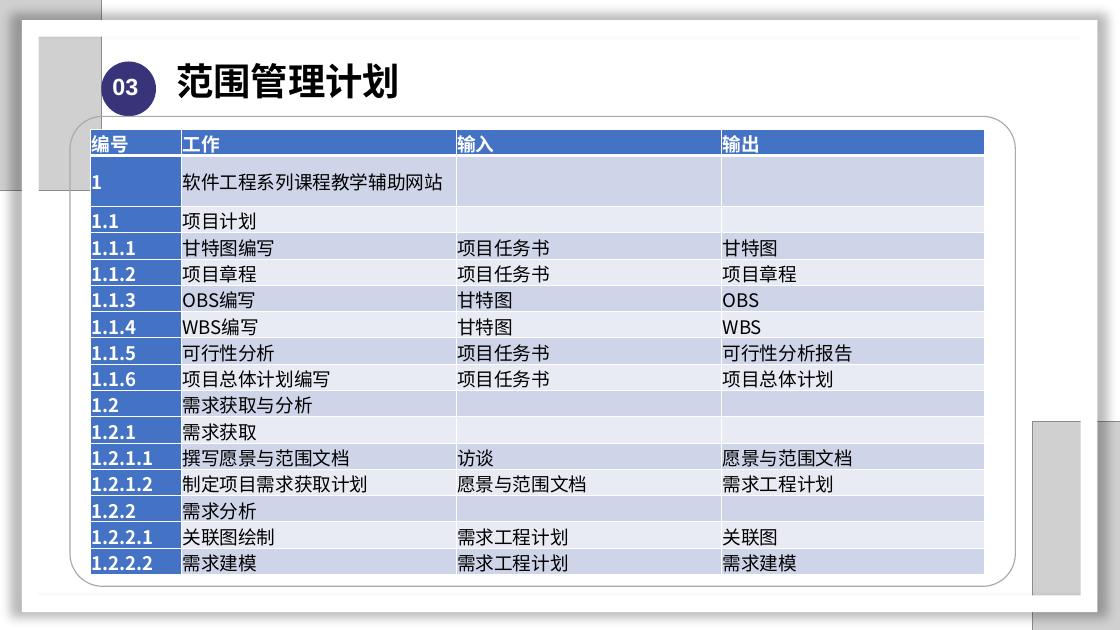
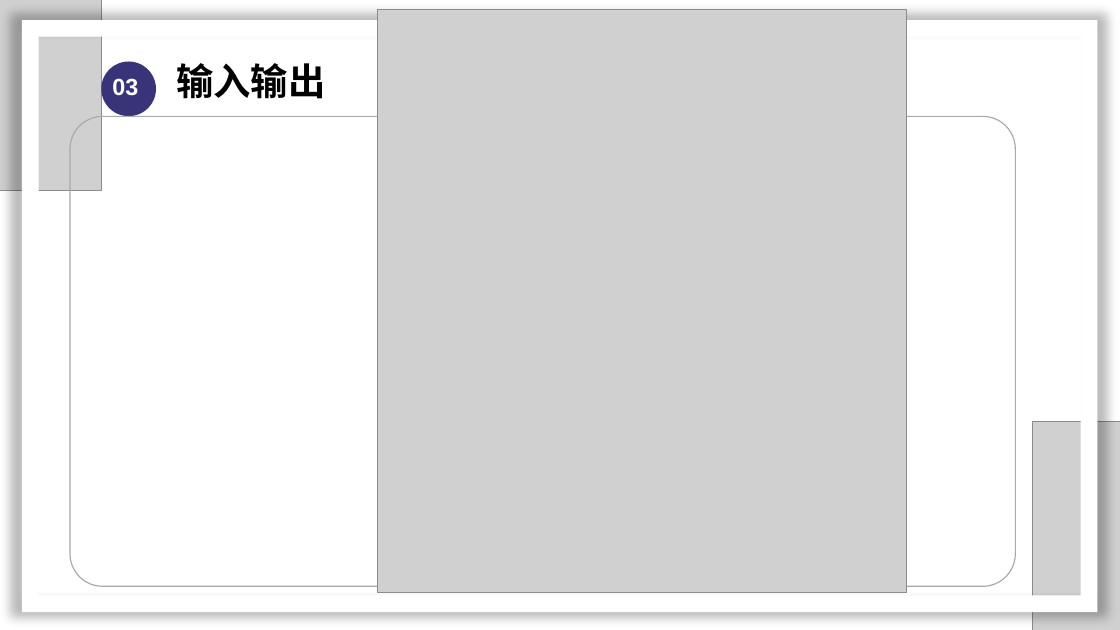
Before and after one commit to SarielX98/PRD2018G14, a slide deck: slide 45 of 受控文档/PPT/PRD2018-G14-软件需求工程审核PPT.pptx (slide 30 before the commit). Drawn at 1120x630 pixels with LibreOffice and Linux fonts; fonts in the diff are those of the drawing; grey boxes stand for pictures; background and template pictures are left out. Boxes give left, top, right and bottom in pixels: in the first picture for what was removed or moved away, otherwise in the second. Text is boxed around its words. In the diff, an @@ line names an element or a change of style, - is before the commit and + after.

```diff
--- a/受控文档/PPT/PRD2018-G14-软件需求工程审核PPT.pptx
+++ b/受控文档/PPT/PRD2018-G14-软件需求工程审核PPT.pptx
@@ picture added at [377, 9, 907, 593] @@
@@ text at [176, 63, 325, 99]: text changed @@
-范围管理计划
+输入输出
@@ table removed at [91, 129, 985, 580], 16 rows, 4 columns @@
-编号 | 工作 | 输入 | 输出
-1 | 软件工程系列课程教学辅助网站 |  | 
-1.1 | 项目计划 |  | 
-1.1.1 | 甘特图编写 | 项目任务书 | 甘特图
-1.1.2 | 项目章程 | 项目任务书 | 项目章程
-1.1.3 | OBS编写 | 甘特图 | OBS
-1.1.4 | WBS编写 | 甘特图 | WBS
-1.1.5 | 可行性分析 | 项目任务书 | 可行性分析报告
-1.1.6 | 项目总体计划编写 | 项目任务书 | 项目总体计划
-1.2 | 需求获取与分析 |  | 
-1.2.1 | 需求获取 |  | 
-1.2.1.1 | 撰写愿景与范围文档 | 访谈 | 愿景与范围文档
-1.2.1.2 | 制定项目需求获取计划 | 愿景与范围文档 | 需求工程计划
-1.2.2 | 需求分析 |  | 
-1.2.2.1 | 关联图绘制 | 需求工程计划 | 关联图
-1.2.2.2 | 需求建模 | 需求工程计划 | 需求建模
```
Also in this commit, not shown: 20 other slides changed, 12 slides added, 22 slides removed.
